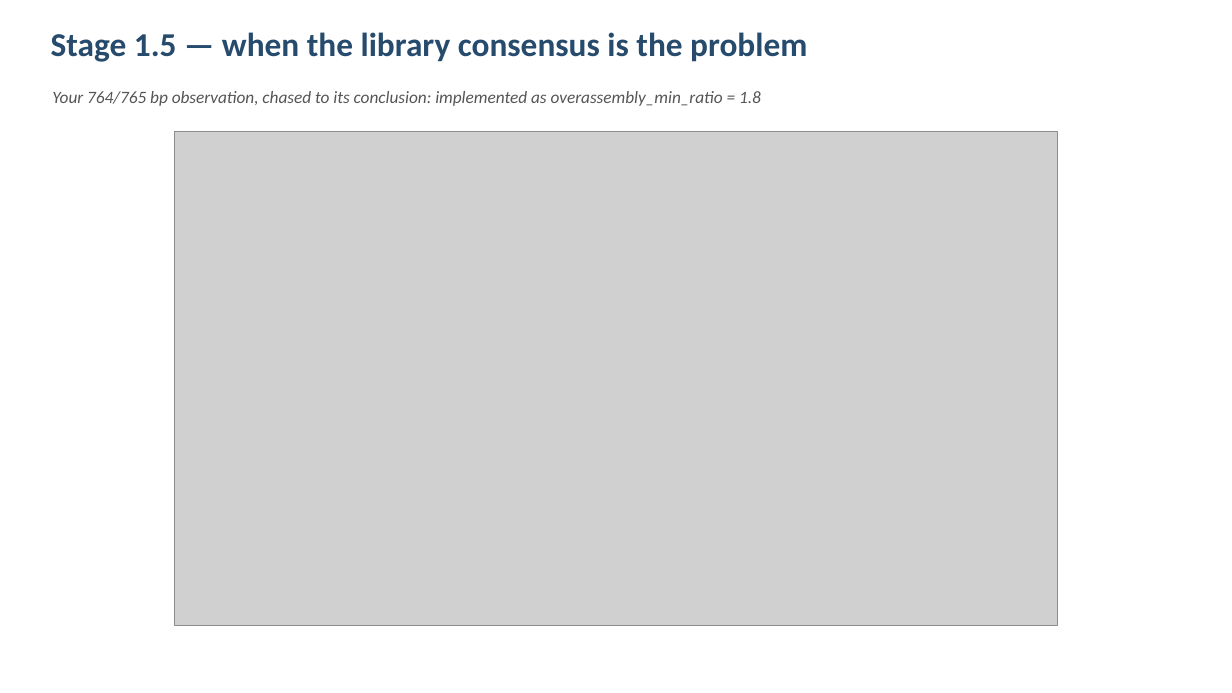
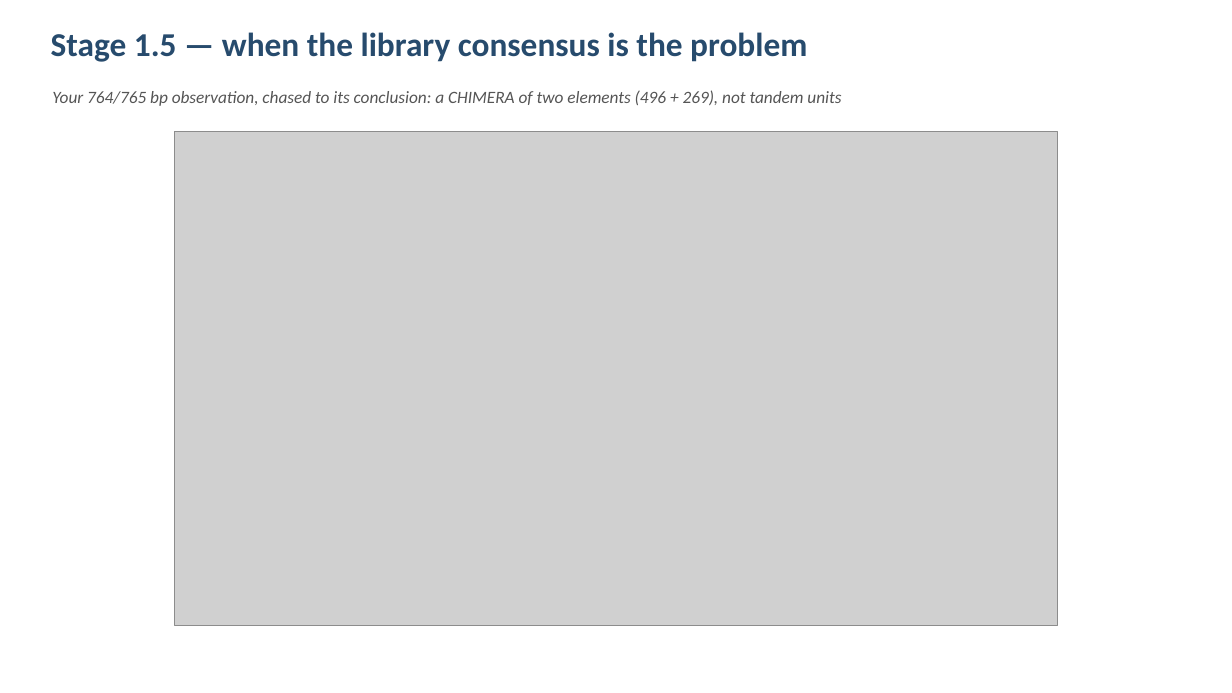
Before and after one commit to clemgoub/TEbed-seeds, a slide deck: slide 8 of LHF_stage_algorithms.pptx. Drawn at 1232x693 pixels with LibreOffice and Linux fonts; fonts in the diff are those of the drawing; grey boxes stand for pictures. Boxes give left, top, right and bottom in pixels: in the first picture for what was removed or moved away, otherwise in the second. Text is boxed around its words. In the diff, an @@ line names an element or a change of style, - is before the commit and + after.

```diff
--- a/LHF_stage_algorithms.pptx
+++ b/LHF_stage_algorithms.pptx
@@ text at bbox=[52, 90, 841, 106]: text changed @@
-Your 764/765 bp observation, chased to its conclusion: implemented as overassembly_min_ratio = 1.8
+Your 764/765 bp observation, chased to its conclusion: a CHIMERA of two elements (496 + 269), not tandem units
```
Also in this commit, not shown: 1 slide added, 4 other files.
